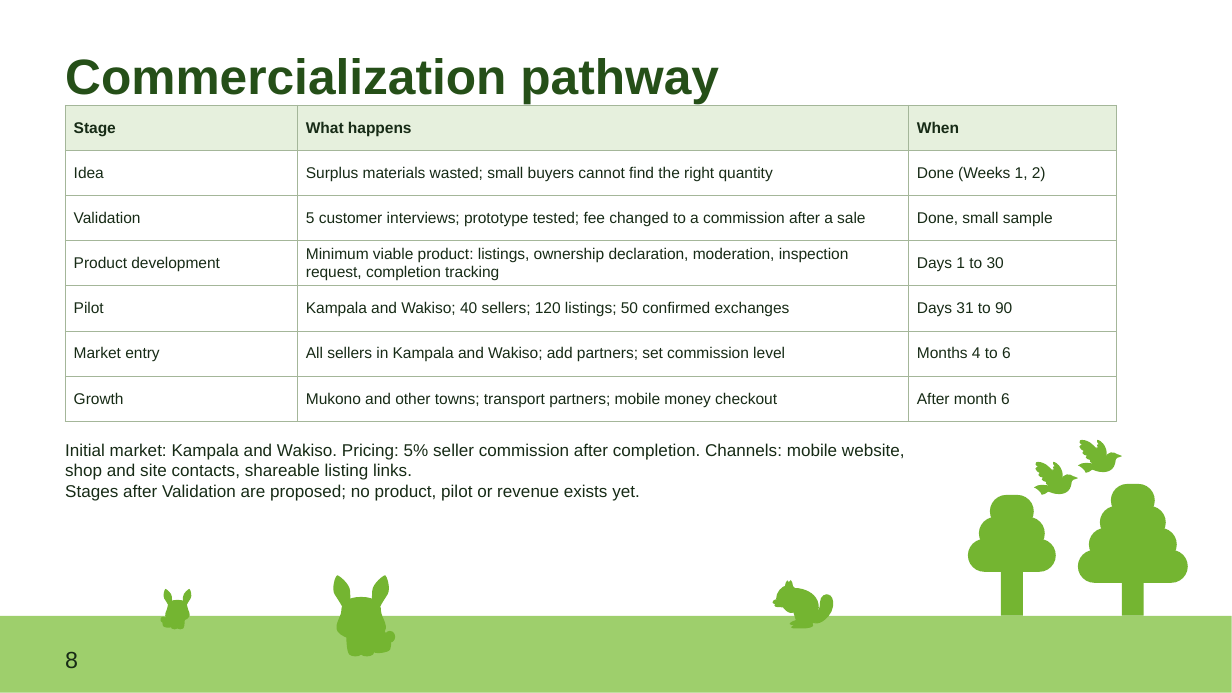
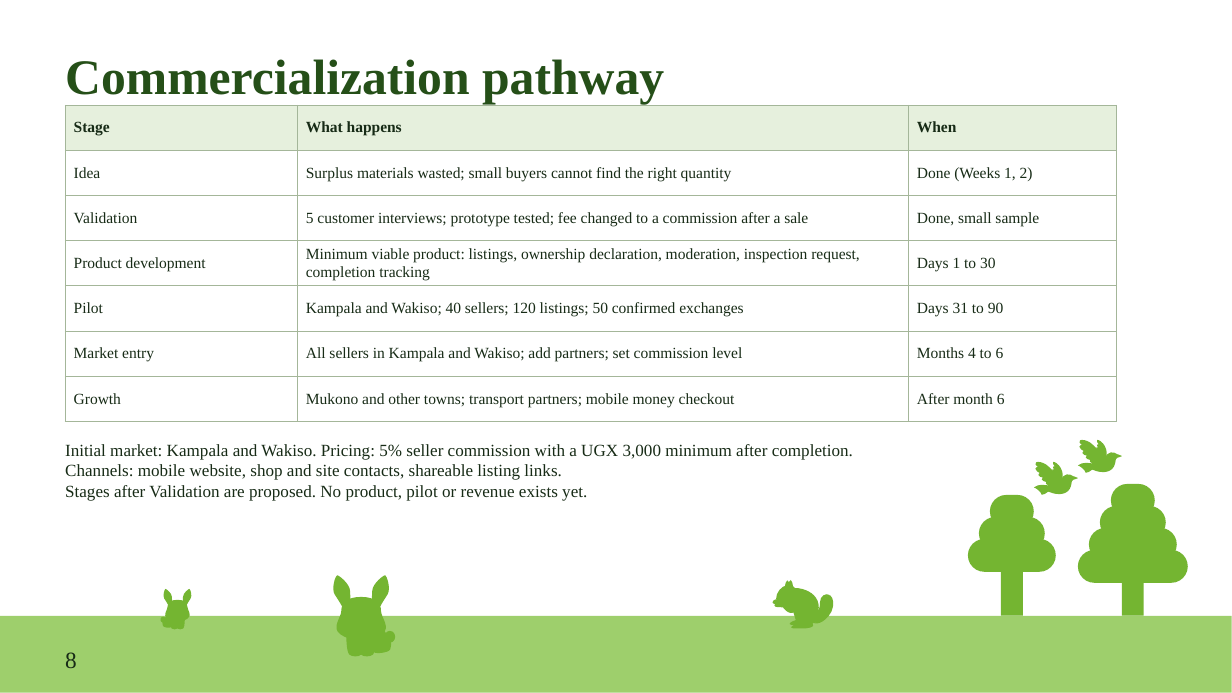
Before and after one commit to ejr-arch/jengaConnect, a slide deck: slide 8 of docs/week3/IST2106_Group06_Phase3_JengaConnect_Venture_Plan.pptx. Drawn at 1232x693 pixels with LibreOffice and Linux fonts; fonts in the diff are those of the drawing. Boxes give left, top, right and bottom in pixels: in the first picture for what was removed or moved away, otherwise in the second. Text is boxed around its words. In the diff, an @@ line names an element or a change of style, - is before the commit and + after.

```diff
--- a/docs/week3/IST2106_Group06_Phase3_JengaConnect_Venture_Plan.pptx
+++ b/docs/week3/IST2106_Group06_Phase3_JengaConnect_Venture_Plan.pptx
@@ text "Commercialization pathway" at (65,59,664,104): font Arial to Times New Roman @@
@@ table at (65,105,1117,421) @@
@@ font Arial to Times New Roman @@
@@ text at (65,444,853,501): text changed; font Arial to Times New Roman @@
-Initial market: Kampala and Wakiso. Pricing: 5% seller commission after completion. Channels: mobile website, shop and site contacts, shareable listing links.
-Stages after Validation are proposed; no product, pilot or revenue exists yet.
+Initial market: Kampala and Wakiso. Pricing: 5% seller commission with a UGX 3,000 minimum after completion. Channels: mobile website, shop and site contacts, shareable listing links.
+Stages after Validation are proposed. No product, pilot or revenue exists yet.
@@ text "8" at (65,652,77,668): font Arial to Times New Roman @@
```
Also in this commit, not shown: 8 other slides changed, 1 slide added, 1 slide removed, 17 other files.
